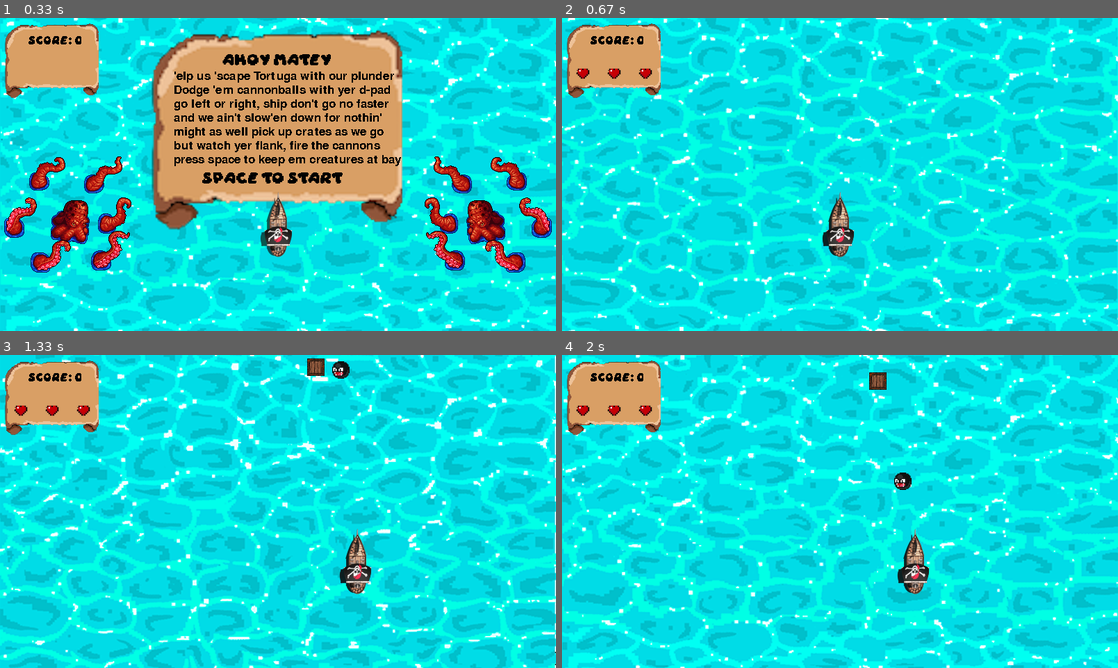
Above: before the commit, frames 1-4 (two rows, left to right).
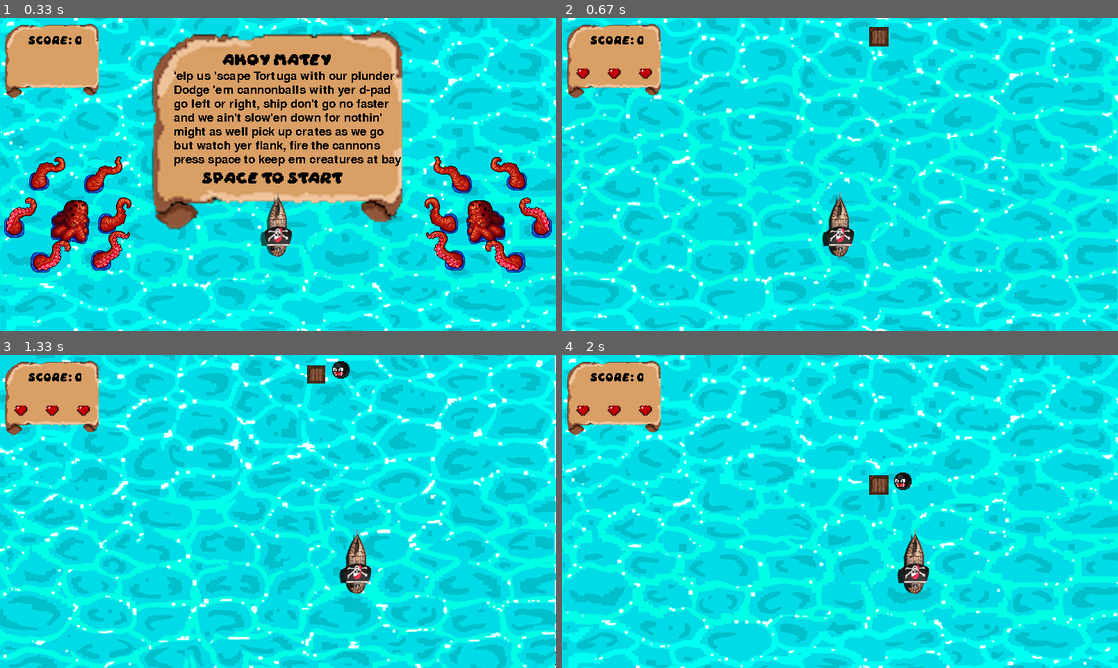
Above: after the commit, the same moments.

Repository: TheSirDylan/Pygames
Game: pygame game, started from sea_scape/app.py
The game is run twice, just before and just after one commit, with the same random seed, the same clock (stepped at 60 frames per second) and the same inputs.
Inputs:
- Up to frame 1 (0.33 s): no input
- Up to frame 2 (0.67 s): tap Space at 0.33 s
- Up to frame 3 (1.33 s): hold Right 0.67-1.13 s; hold Right from 1.17 s (still down)
- Up to frame 4 (2 s): release Right at 1.63 s; hold Left from 1.67 s (still down)

Frame 1 is identical in both runs. In frame 2, 0.2% of the frame differs, in the area x 55-59%, y 2-10%; in frame 3, 0.2%; in frame 4, 0.4%, in the area x 55-59%, y 5-45%.

Commit message:
Added ocean crate animation

Diff:
--- a/sea_scape/app.py
+++ b/sea_scape/app.py
@@ -1,8 +1,9 @@
 import pygame
 from random import randint
 
-ocean= [4,4,4,4,3,3,3,3,2,2,2,2,1,1,1,1,0,0,0,0,-1,-1,-1,-1,-2,-2,-2,-2,-1,-1,-1,-1,0,0,0,0,1,1,1,1,2,2,2,2,3,3,3,3]
+ocean= [6,5,5,4,3,2,1,0,-1,-2,-1,0,1,2,3,4]
 crate_loop = 0
+freq_loop = 0
 score = 0
 health = 3
 game_active = False
@@ -38,6 +39,7 @@
 #crate image and rect
 crate_surf = pygame.image.load('graphics/help/crate.png').convert_alpha()
 crate_rect = crate_surf.get_rect(midbottom = (randint(25,775), -50))
+
 
 
 #enemy images and rects
@@ -171,7 +173,6 @@
     bg_animation()
     screen.blit(bgd,(0,0))
     screen.blit(score_surf,(0,0))
-    screen.blit(crate_surf, crate_rect)
     k_sway()
     scored()
     if game_active == True:
@@ -202,10 +203,17 @@
             crate_rect.x = randint(25, 775)
         if crate_loop >= len(ocean):
             crate_loop = 0
+        cs = float(((100 + ((ocean[crate_loop]*5)))/100))
+        crate_surf = pygame.image.load('graphics/help/crate.png').convert_alpha()
+        crate_surf = pygame.transform.smoothscale_by(crate_surf, cs)
+        if freq_loop == 0:
+            crate_rect.y += ocean[crate_loop]
+            crate_loop += 1
+            freq_loop = 4
         else:
             crate_rect.y += ocean[crate_loop]
-            crate_loop += 1
-
+            freq_loop -=1
+        screen.blit(crate_surf, crate_rect)
 
         #ship collides with crate
         scored()
